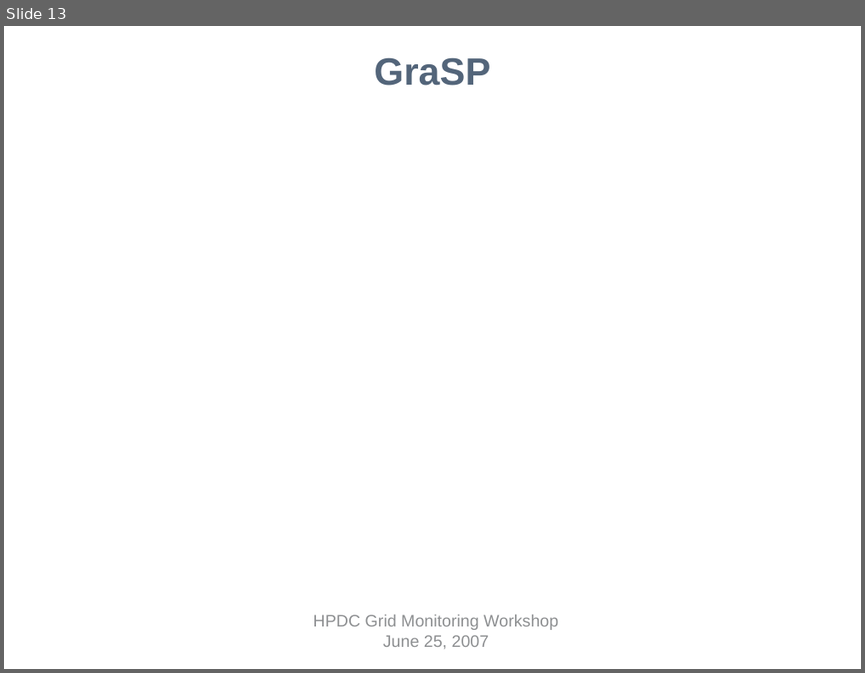
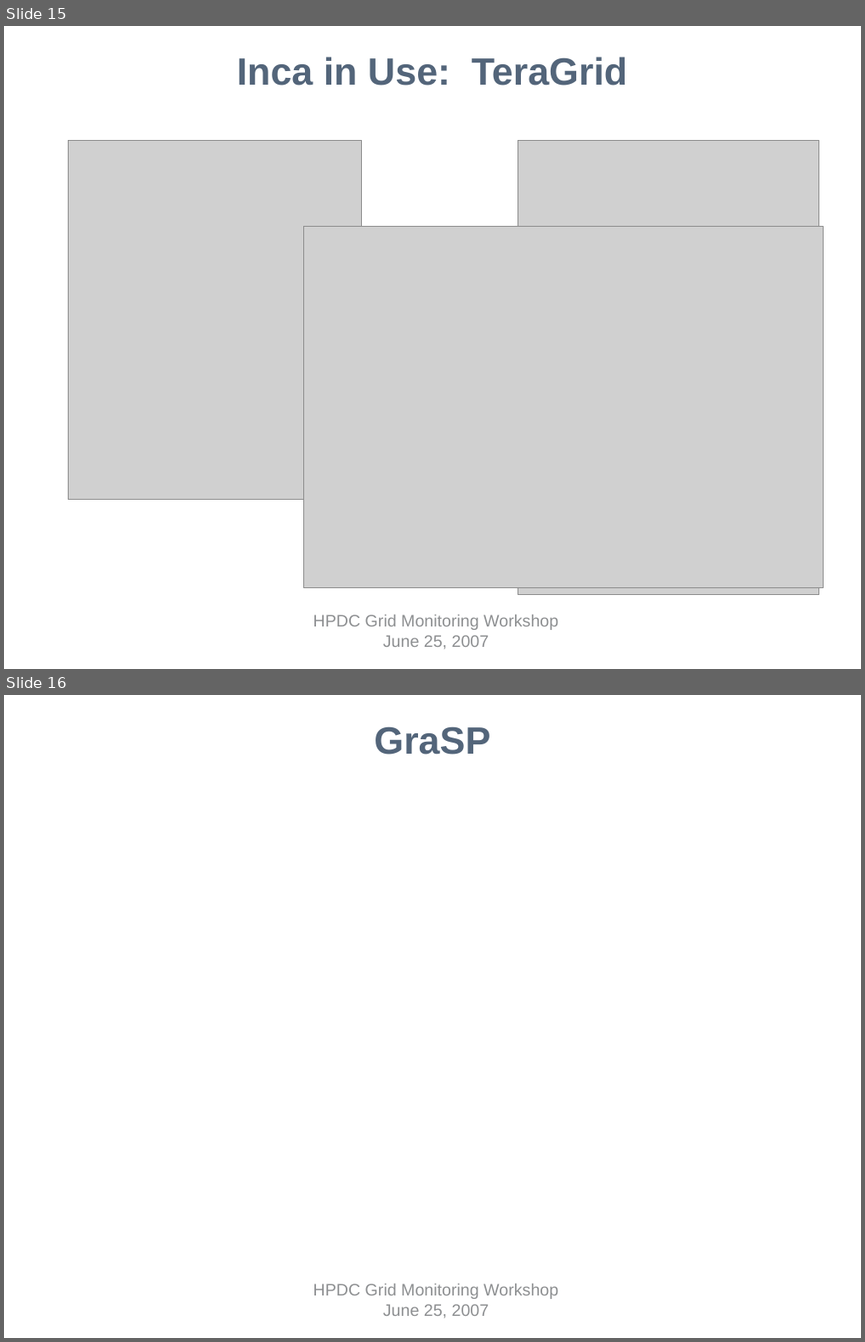
Before and after one commit to IncaProject/inca-xsede, a slide deck: talks/inca-gmw07.ppt. Shown one above the other, each under a label of ours: slide 13 before the commit, slides 15 and 16 after it. The pictures are 865x673 and 865x1342 pixels, drawn with LibreOffice and Linux fonts; fonts in the diff are those of the drawing; grey boxes stand for pictures; background and template pictures are left out. Boxes give left, top, right and bottom in pixels: in the first picture for what was removed or moved away, otherwise in the second. Text is boxed around its words. In the diff, an @@ line names an element or a change of style, - is before the commit and + after.

```diff
--- a/talks/inca-gmw07.ppt
+++ b/talks/inca-gmw07.ppt
@@ slide 15 added at (4, 26, 861, 669), background #FFFFFF; not listed: 1 template element that a slide beside it also shows @@
@@ title added at (237, 57, 627, 86), 32 pt, text #53657A, bold @@
+Inca in Use: TeraGrid
@@ picture added at (69, 140, 361, 499) @@
@@ picture added at (518, 140, 819, 594) @@
@@ picture added at (304, 226, 823, 587) @@
@@ what was slide 13 is now slide 16 @@
```
Also in this commit, not shown: 3 slides changed, 8 other slides added, 5 slides removed.
